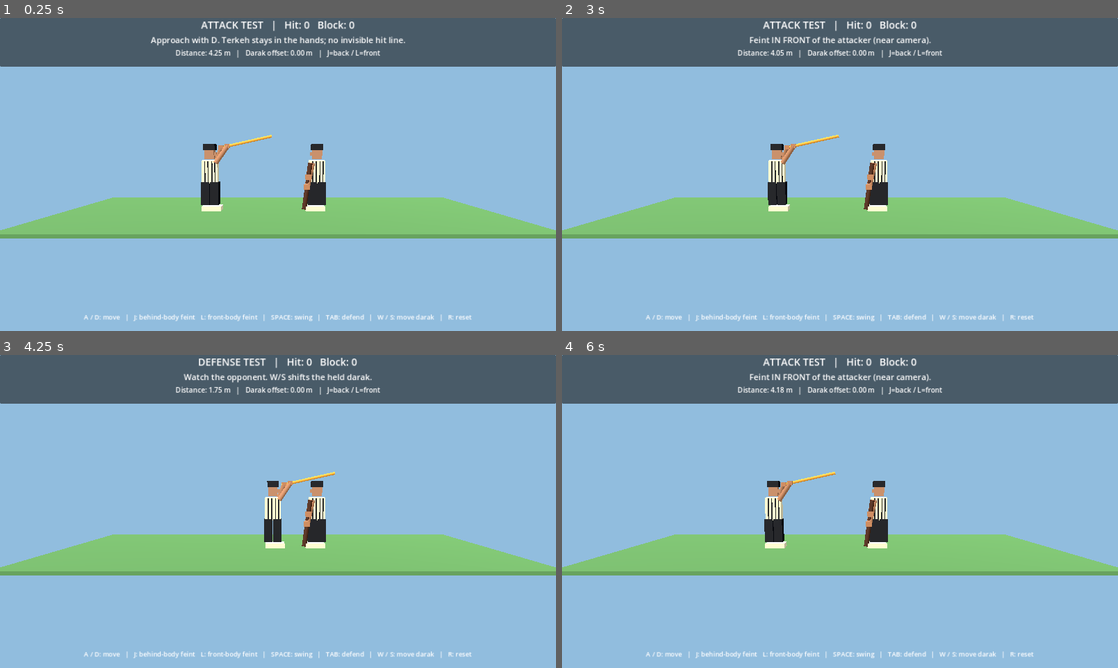
Above: before the commit, frames 1-4 (two rows, left to right).
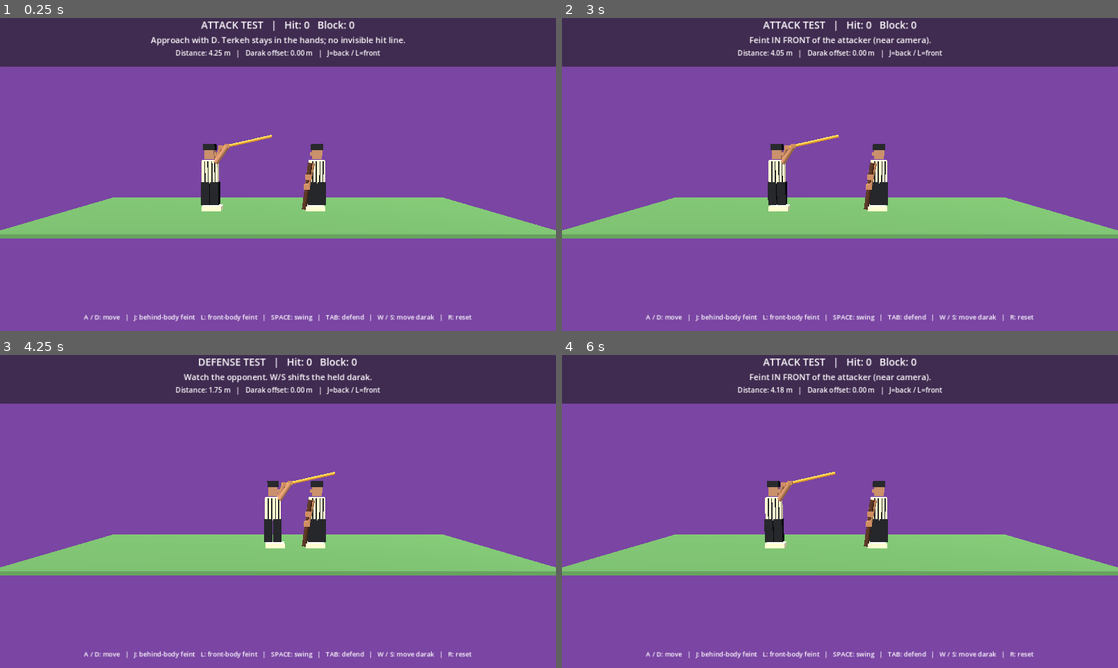
Above: after the commit, the same moments.

Repository: vahidainima-prog/tarke-darak-game
Game: Godot game, scene res://main.tscn
Two runs of this game, one before a commit and one after it. Both use one fixed random seed, a clock stepped at 60 frames per second and the inputs below.
Inputs:
- Up to frame 1 (0.25 s): no input
- Up to frame 2 (3 s): tap Enter at 0.5 s; hold D 0.53-1.28 s; tap Tab at 0.6 s; tap Space at 0.77, 1.25, 1.52 s; hold S 1.28-2.03 s; tap R at 1.35 s; hold D 2.03-2.78 s; tap J at 2.1 s; hold W from 2.78 s (still down); tap L at 2.85 s
- Up to frame 3 (4.25 s): tap Space at 3.02, 3.77 s; release W at 3.53 s; hold A from 3.53 s (still down); tap Tab at 3.6 s
- Up to frame 4 (6 s): tap Enter at 4.25 s; tap R at 4.35 s; tap Space at 4.52 s; release A at 5.03 s; hold S 5.03-5.78 s; tap J at 5.1 s; hold D from 5.78 s (still down); tap L at 5.85 s

The runs differ from the first frame. In frame 1, 87% of the frame differs, in the area x 0-100%, y 0-100%; in frame 2, 87%; in frame 3, 87%; in frame 4, 87%.

Commit message:
Set purple sky background to verify GitHub Desktop to Godot sync

Diff:
--- a/tarke_darak_godot_v2/main.gd
+++ b/tarke_darak_godot_v2/main.gd
@@ -105,7 +105,7 @@
  var world := WorldEnvironment.new()
  var env := Environment.new()
  env.background_mode = Environment.BG_COLOR
- env.background_color = Color(0.57, 0.74, 0.87)
+ env.background_color = Color(0.48, 0.27, 0.64) # V3 connection test: unmistakable purple sky
  env.ambient_light_source = Environment.AMBIENT_SOURCE_COLOR
  env.ambient_light_color = Color(0.85, 0.88, 0.9)
  world.environment = env
